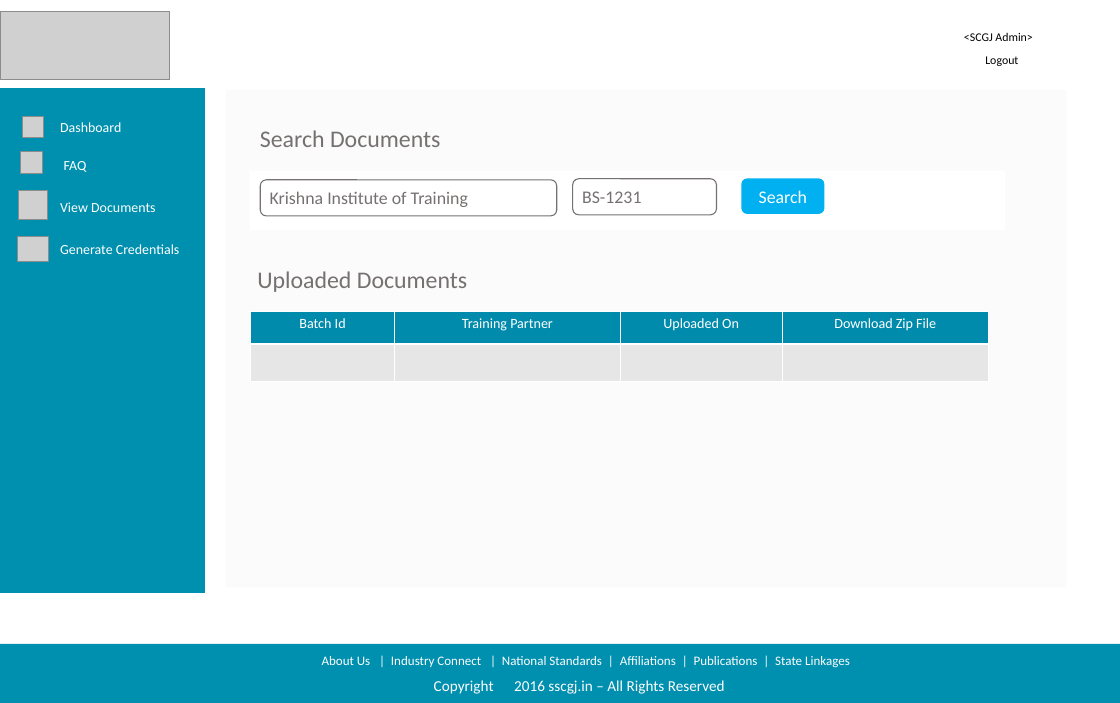
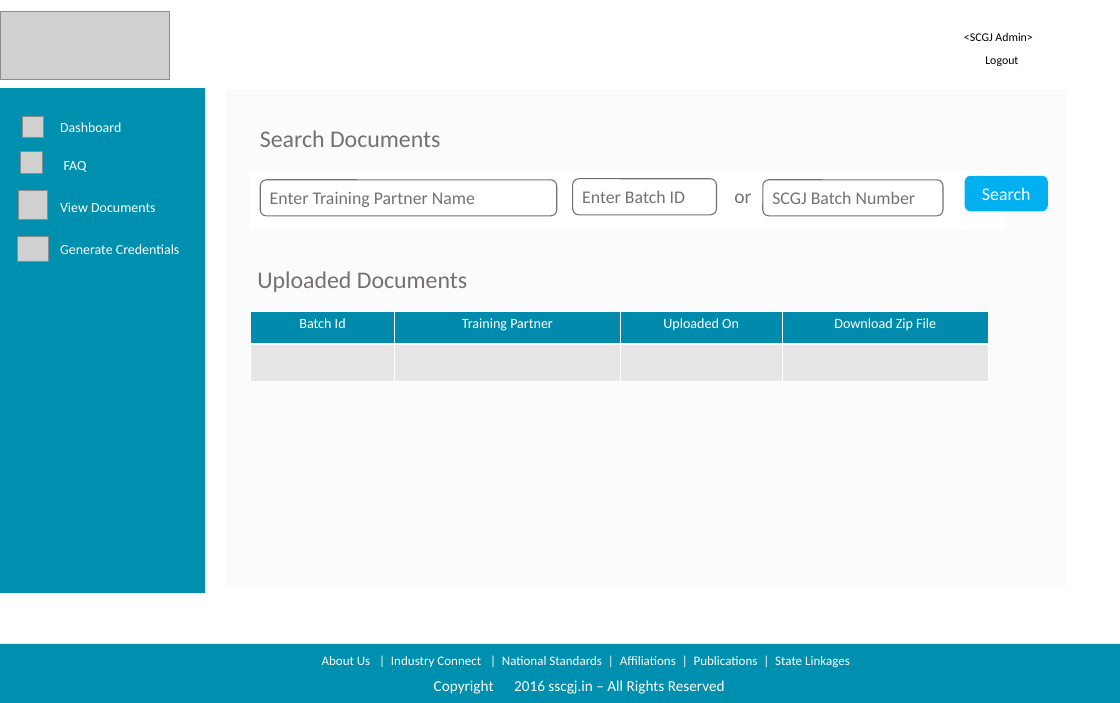
Before and after one commit to sarthakbhutani/NSKFDC-App, a slide deck: slide 15 of Requirements/Product Backlog/Screen Designs/Screen Design Deck/Updated Designs.pptx (slide 14 before the commit). Drawn at 1120x703 pixels with LibreOffice and Linux fonts; fonts in the diff are those of the drawing; grey boxes stand for pictures; background and template pictures are left out. Boxes give left, top, right and bottom in pixels: in the first picture for what was removed or moved away, otherwise in the second. Text is boxed around its words. In the diff, an @@ line names an element or a change of style, - is before the commit and + after.

```diff
--- a/Requirements/Product Backlog/Screen Designs/Screen Design Deck/Updated Designs.pptx
+++ b/Requirements/Product Backlog/Screen Designs/Screen Design Deck/Updated Designs.pptx
@@ rounded rectangle "Search": place and size @@
-rounded rectangle "Search" at [741,178,824,214]
+rounded rectangle "Search" at [964,176,1047,212]
@@ text in rounded rectangle at [270,192,475,207]: text changed @@
-Krishna Institute of Training
+Enter Training Partner Name
@@ text in rounded rectangle at [582,190,685,203]: text changed @@
-BS-1231
+Enter Batch ID
@@ text added at [734,193,751,203], 18 pt, text #767171 @@
+or
@@ rounded rectangle added at [763,180,943,216], fill #FFFFFF, outline #767171 1 pt, 16.5 pt, text #767171 @@
+SCGJ Batch Number
```
Also in this commit, not shown: 9 other slides changed, 1 slide added, 1 other file.
